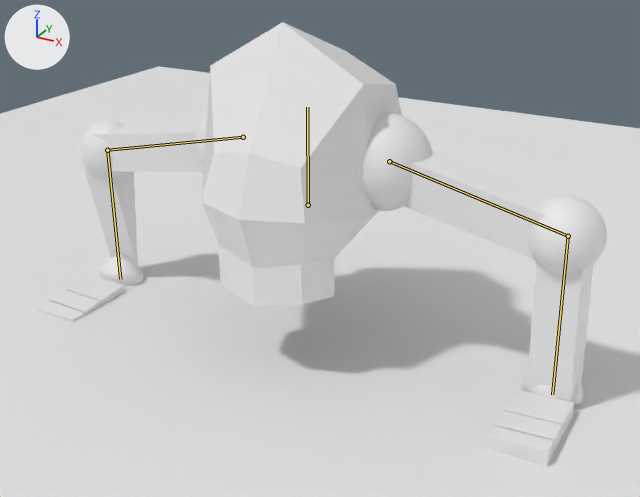
One commit to the FBX model Assets/PolygonModels/Custom/Characters/Princeps/geodude.fbx: the scene before it, then after it.
Both versions are drawn from a camera (50 mm lens) standing at (10.24, -18.23, 11.59) and looking at (0.42, -0.38, 2.66). Lighting does not change. The marker at upper left points along +X, +Y and +Z. Both versions are drawn at frame 1 of the action 'Armature|Idle'; the numbers are the values there. The bones that change are drawn over the model as lines.

Names of what the first picture shows: 'Cube', 'L_elbow', 'L_hand', 'L_hand.001', 'L_hand.002', 'L_lower_arm', 'L_shoulder', 'L_upper_arm', 'L_wrist', 'Plane', 'R_elbow', 'R_hand', 'R_lower_arm', 'R_shoulder', 'R_upper_arm', 'R_wrist'.
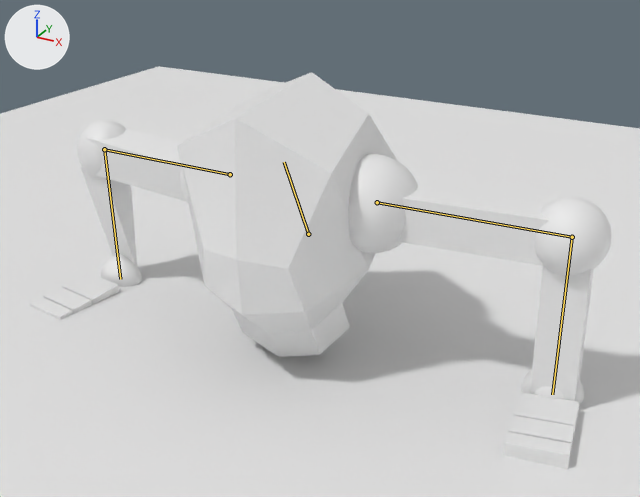
What the commit changed:
Bone 'Head' (bone_head) moves from (0.0, 0.0, 0.0) to (0.0, -0.275, 0.0).
Bone 'Head' (bone_head) turns from (0, 0, 0) to (27, 0, 0) degrees about its own x, y and z.
Bone 'R_Upper_Arm' (bone_r_upper_arm) turns from (1, 1, -11) to (-7, -26, 0) degrees about its own x, y and z.
Bone 'R_Lower_Arm' (bone_r_lower_arm) turns from (0, 0, 13) to (0, 0, 1) degrees about its own x, y and z.
Bone 'L_Upper_Arm' (bone_l_upper_arm) turns from (1, -1, 11) to (-7, 26, 0) degrees about its own x, y and z.
Bone 'L_Lower_Arm' (bone_l_lower_arm) turns from (0, 0, -13) to (0, 0, -1) degrees about its own x, y and z.

Pixel boxes [x1, y1, x2, y2] of what changed, in the pictures (640 x 497 px):
'Cube', posed (9% wider): before [201, 22, 402, 307]; after [177, 72, 397, 357]
'R_upper_arm', posed (23% shorter): before [399, 151, 554, 259]; after [397, 183, 550, 266]
'R_shoulder', posed: before [361, 112, 432, 211]; after [348, 154, 418, 253]
'R_lower_arm', posed: before [527, 262, 594, 402]; after [530, 266, 594, 401]
'L_upper_arm', posed (9% narrower, 46% taller): before [93, 123, 204, 172]; after [86, 129, 187, 201]
'R_hand', posed (13% narrower): before [486, 389, 574, 466]; after [503, 392, 579, 469]
'R_elbow', posed: before [528, 196, 607, 274]; after [535, 197, 612, 275]
'L_lower_arm', posed: before [84, 169, 138, 266]; after [81, 167, 137, 267]
'L_elbow', posed: before [79, 120, 127, 180]; after [77, 120, 127, 179]
'L_hand.001', posed: before [66, 274, 125, 305]; after [62, 272, 120, 304]
'L_hand.002', posed: before [49, 289, 101, 315]; after [43, 287, 92, 313]
'R_wrist', posed: before [521, 372, 583, 406]; after [521, 369, 584, 404]
'L_hand', posed (6% narrower): before [37, 300, 84, 322]; after [29, 297, 73, 320]
'L_shoulder', posed: before [194, 109, 207, 167]; after [180, 168, 188, 202]
bone 'Head', root to tip: before (308, 205) to (307, 107); after (308, 234) to (284, 162)
bone 'R_Upper_Arm', root to tip: before (389, 161) to (568, 236); after (377, 202) to (572, 237)
bone 'R_Lower_Arm', root to tip: before (568, 236) to (552, 394); after (572, 237) to (552, 394)
bone 'L_Upper_Arm', root to tip: before (243, 137) to (107, 150); after (230, 174) to (104, 149)
bone 'L_Lower_Arm', root to tip: before (107, 150) to (120, 279); after (104, 149) to (120, 279)
